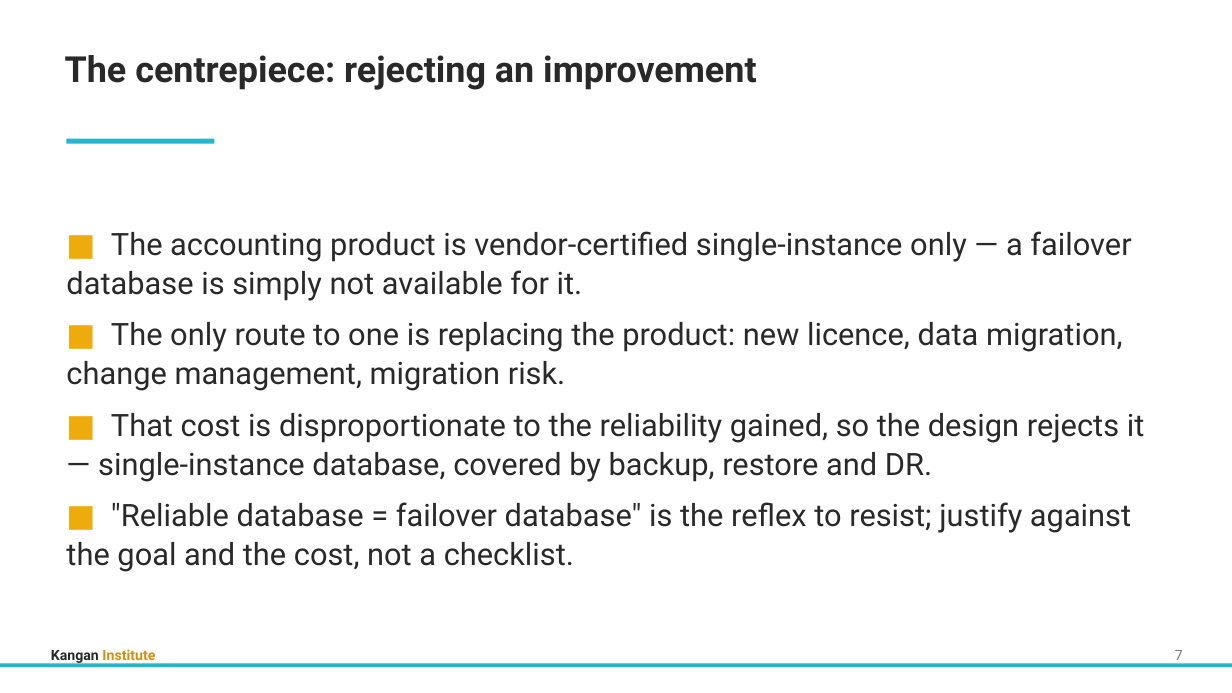
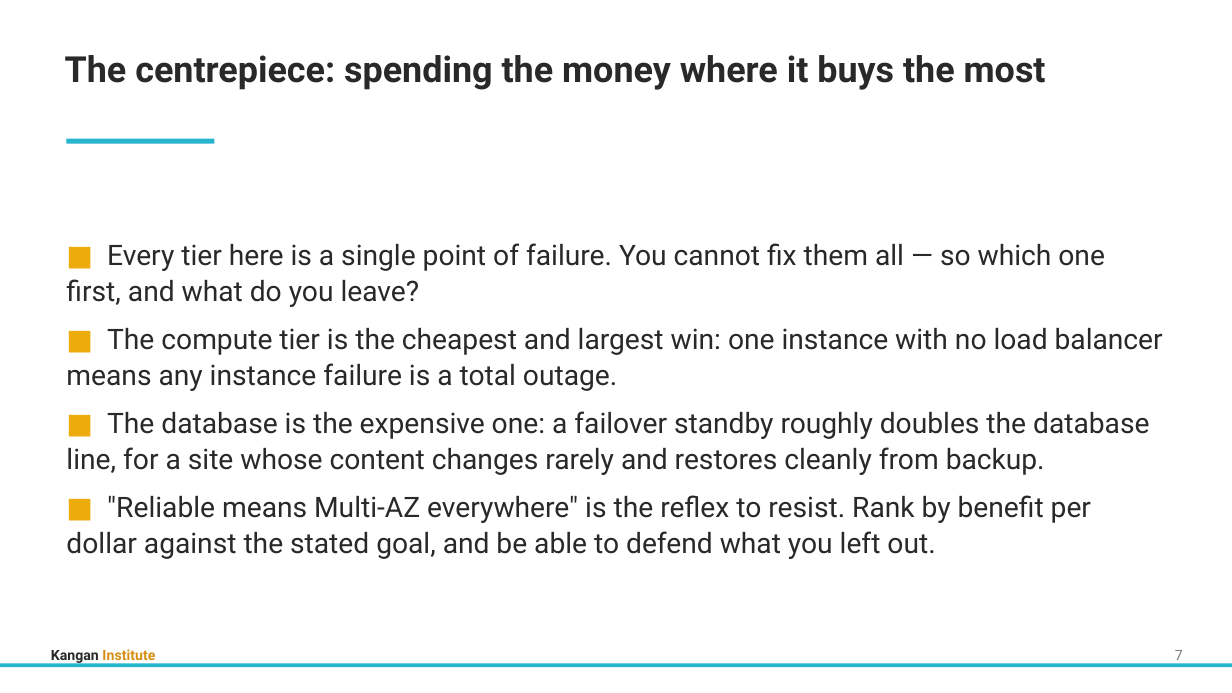
Before and after one commit to Digital-Initiatives-Kangan-Institute/diploma-cloud-cyber-content-s1, a slide deck: slide 10 of S1-CL3-Cloud-Infrastructure-Improvement/delivery/topic_03/Topic_03_Slides.pptx. Drawn at 1232x693 pixels with LibreOffice and Linux fonts; fonts in the diff are those of the drawing. Boxes give left, top, right and bottom in pixels: in the first picture for what was removed or moved away, otherwise in the second. Text is boxed around its words. In the diff, an @@ line names an element or a change of style, - is before the commit and + after.

```diff
--- a/S1-CL3-Cloud-Infrastructure-Improvement/delivery/topic_03/Topic_03_Slides.pptx
+++ b/S1-CL3-Cloud-Infrastructure-Improvement/delivery/topic_03/Topic_03_Slides.pptx
@@ text at <box>65,55,1046,90</box>: text changed @@
-The centrepiece: rejecting an improvement
+The centrepiece: spending the money where it buys the most
@@ text at <box>66,243,1163,559</box>: text changed; size 24 to 22 pt @@
-■ The accounting product is vendor-certified single-instance only — a failover database is simply not available for it.
-■ The only route to one is replacing the product: new licence, data migration, change management, migration risk.
-■ That cost is disproportionate to the reliability gained, so the design rejects it — single-instance database, covered by backup, restore and DR.
-■ "Reliable database = failover database" is the reflex to resist; justify against the goal and the cost, not a checklist.
+■ Every tier here is a single point of failure. You cannot fix them all — so which one first, and what do you leave?
+■ The compute tier is the cheapest and largest win: one instance with no load balancer means any instance failure is a total outage.
+■ The database is the expensive one: a failover standby roughly doubles the database line, for a site whose content changes rarely and restores cleanly from backup.
+■ "Reliable means Multi-AZ everywhere" is the reflex to resist. Rank by benefit per dollar against the stated goal, and be able to defend what you left out.
```
Also in this commit, not shown: 2 other slides changed, 14 other files.
